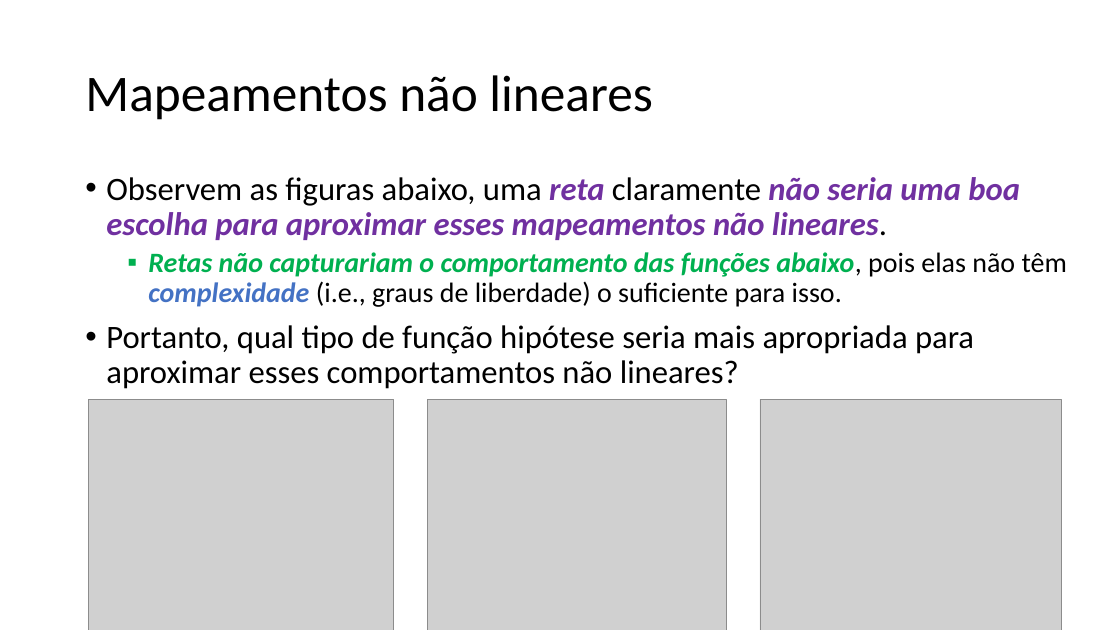
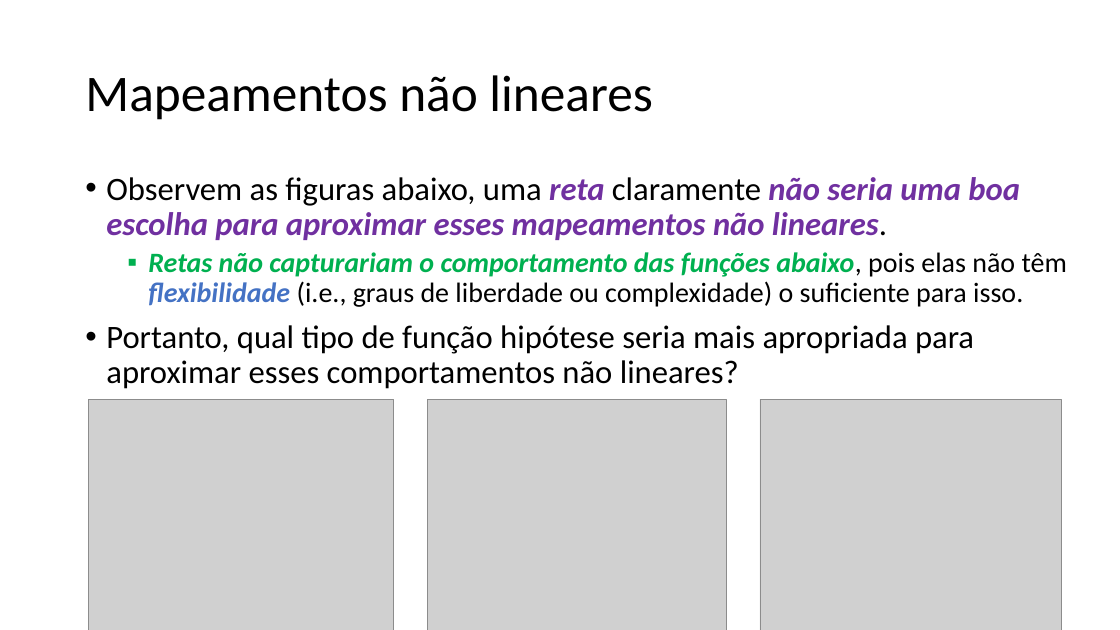
Before and after one commit to zz4fap/t319_aprendizado_de_maquina, a slide deck: slide 17 of slides/T319_Regressão_Linear (Parte IV).pptx. Drawn at 1120x630 pixels with LibreOffice and Linux fonts; fonts in the diff are those of the drawing; grey boxes stand for pictures. Boxes give left, top, right and bottom in pixels: in the first picture for what was removed or moved away, otherwise in the second. Text is boxed around its words. In the diff, an @@ line names an element or a change of style, - is before the commit and + after.

```diff
--- a/slides/T319_Regressão_Linear (Parte IV).pptx
+++ b/slides/T319_Regressão_Linear (Parte IV).pptx
@@ text at [148, 252, 1067, 307]: text changed; bold off; italic off @@
-  ▪ Retas não capturariam o comportamento das funções abaixo, pois elas não têm complexidade (i.e., graus de liberdade) o suficiente para isso.
+  ▪ Retas não capturariam o comportamento das funções abaixo, pois elas não têm flexibilidade (i.e., graus de liberdade ou complexidade) o suficiente para isso.
```
Also in this commit, not shown: 3 other slides changed, 2 other files.
